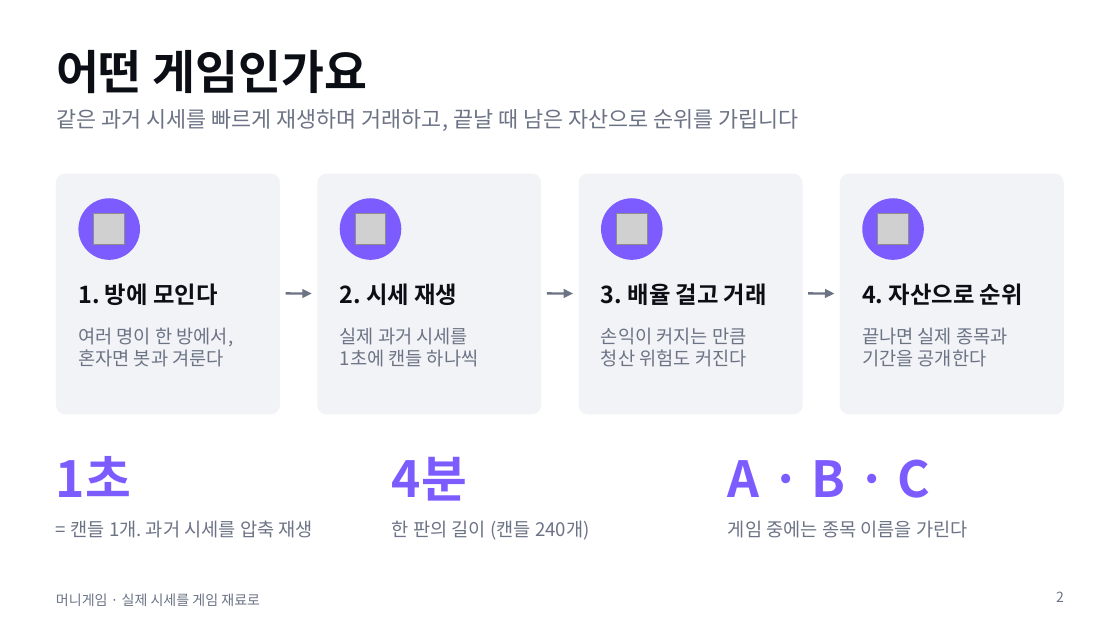
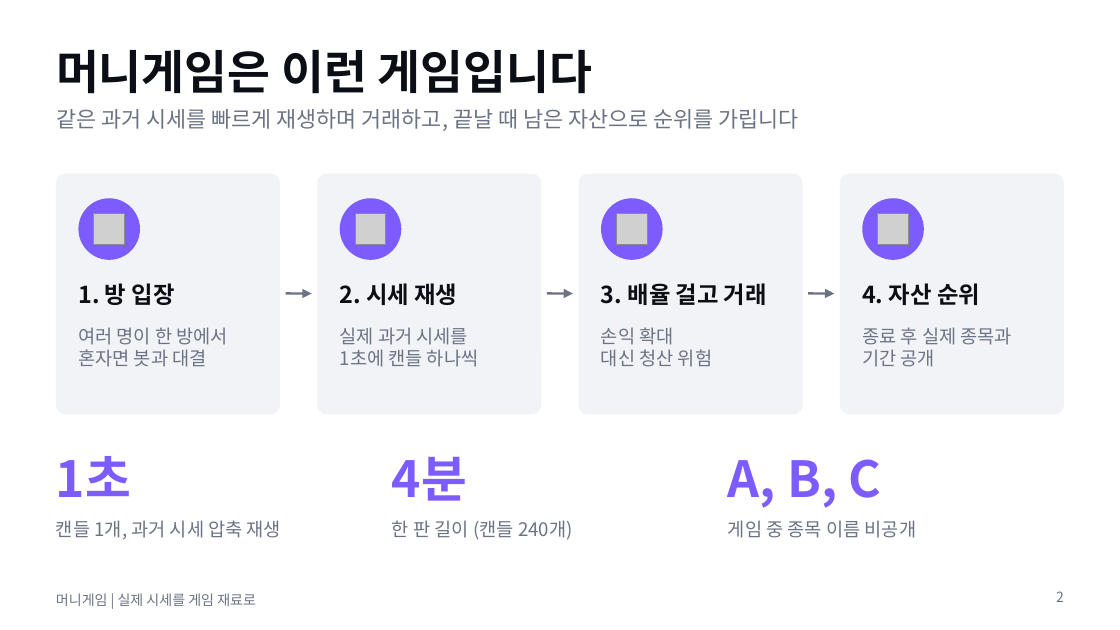
Before and after one commit to mth1108/money_game, a slide deck: slide 2 of presentations/01-data/moneygame-progress.pptx. Drawn at 1120x630 pixels with LibreOffice and Linux fonts; fonts in the diff are those of the drawing; grey boxes stand for pictures. Boxes give left, top, right and bottom in pixels: in the first picture for what was removed or moved away, otherwise in the second. Text is boxed around its words. In the diff, an @@ line names an element or a change of style, - is before the commit and + after.

```diff
--- a/presentations/01-data/moneygame-progress.pptx
+++ b/presentations/01-data/moneygame-progress.pptx
@@ title at (56,50,592,94): text changed @@
-어떤 게임인가요
+머니게임은 이런 게임입니다
@@ text at (78,283,175,305): text changed @@
-1. 방에 모인다
+1. 방 입장
@@ text at (862,283,980,305): text changed @@
-4. 자산으로 순위
+4. 자산 순위
@@ text at (78,327,228,367): text changed @@
-여러 명이 한 방에서,
-혼자면 봇과 겨룬다
+여러 명이 한 방에서
+혼자면 봇과 대결
@@ text at (601,327,712,367): text changed @@
-손익이 커지는 만큼
-청산 위험도 커진다
+손익 확대
+대신 청산 위험
@@ text at (862,327,1011,367): text changed @@
-끝나면 실제 종목과
-기간을 공개한다
+종료 후 실제 종목과
+기간 공개
@@ text at (728,459,882,508): text changed @@
-A · B · C
+A, B, C
@@ text at (56,520,281,540): text changed @@
-= 캔들 1개. 과거 시세를 압축 재생
+캔들 1개, 과거 시세 압축 재생
@@ text at (392,520,573,540): text changed @@
-한 판의 길이 (캔들 240개)
+한 판 길이 (캔들 240개)
@@ text at (728,520,916,538): text changed @@
-게임 중에는 종목 이름을 가린다
+게임 중 종목 이름 비공개
@@ text at (56,593,256,606): text changed @@
-머니게임 · 실제 시세를 게임 재료로
+머니게임 | 실제 시세를 게임 재료로
```
Also in this commit, not shown: 11 other slides changed, 2 other files.
